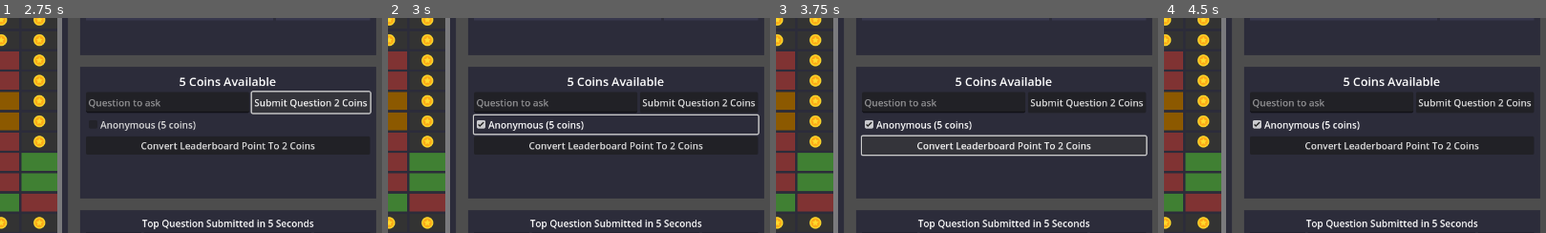
Above: before the commit, frames 1-4 (left to right).
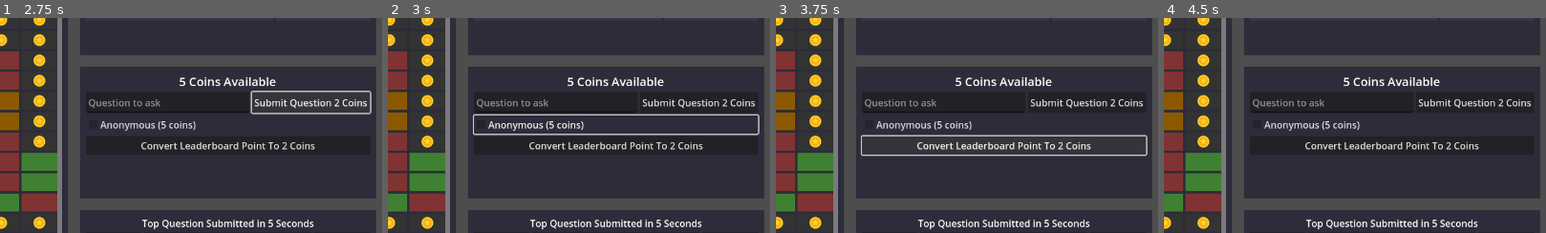
Above: after the commit, the same moments.

Repository: CodedNil/deducers
Game: Godot game, scene res://Main.tscn
Same seed, same stepped clock (60 frames per second), same inputs: the game is played once before the commit and once after it.
Inputs (mouse positions are % of the whole screen's width and height, from its top left):
- Up to frame 1 (2.75 s): click (96, 5) at 0.5 s, where only the run before the commit has a clickable "Leave"; click (98, 80) at 1.25 s, where only the run before the commit has a clickable "+"; click (91, 43) at 2 s, where only the run before the commit has a clickable "Submit Question 2 Coins"
- Up to frame 2 (3 s): click (80, 48) at 2.75 s, where only the run before the commit has a clickable "Anonymous (5 coins)"
- Up to frame 3 (3.75 s): click (80, 53) at 3.5 s, where only the run before the commit has a clickable "Convert Leaderboard Point To …"
- Up to frame 4 (4.5 s): click (96, 5) at 4.25 s, where only the run before the commit has a clickable "Leave"
The pictures show only the part of the screen within x 50-100%, y 23-73%; the shares and areas given below are measured in that part.

Frame 1 is identical in both runs. In frame 2, less than 0.1% of the frame differs, in the area x 23-26%, y 47-52%; in frame 3, 0.2%, in the area x 23-51%, y 47-53%; in frame 4, 0.2%.

Commit message:
Initial multiplayer

Diff:
--- /dev/null
+++ b/godot/Main.gd
@@ -0,0 +1,63 @@
+extends Control
+
+const PORT = 4433
+
+
+func _ready():
+	# Start paused.
+	get_tree().paused = true
+
+	# Set random player name
+	$ConnectUI/ColorRect/HBoxContainer/PlayerName.text = "Player" + str(randi() % 1000)
+
+	multiplayer.connect("peer_connected", Callable(self, "_player_connected"))
+	multiplayer.connect("peer_disconnected", Callable(self, "_player_disconnected"))
+
+	# Automatically start the server in headless mode.
+	if DisplayServer.get_name() == "headless":
+		print("Automatically starting dedicated server.")
+		_on_host_pressed.call_deferred()
+
+
+func _player_connected(id):
+	print("Player connected: ", id)
+	# Add to player list, update leaderboard, etc.
+
+
+func _player_disconnected(id):
+	print("Player disconnected: ", id)
+	# Remove from player list, update leaderboard, etc.
+
+
+func _on_host_pressed():
+	print("Starting multiplayer server.")
+	# Start as server.
+	var peer = ENetMultiplayerPeer.new()
+	peer.create_server(PORT)
+	if peer.get_connection_status() == MultiplayerPeer.CONNECTION_DISCONNECTED:
+		OS.alert("Failed to start multiplayer server.")
+		return
+	multiplayer.multiplayer_peer = peer
+	start_game()
+
+
+func _on_connect_pressed():
+	print("Starting multiplayer client.")
+	# Start as client.
+	var txt: String = $ConnectUI/ColorRect/HBoxContainer/Remote.text
+	if txt == "":
+		OS.alert("Need a remote to connect to.")
+		return
+	var peer = ENetMultiplayerPeer.new()
+	peer.create_client(txt, PORT)
+	if peer.get_connection_status() == MultiplayerPeer.CONNECTION_DISCONNECTED:
+		OS.alert("Failed to start multiplayer client.")
+		return
+	multiplayer.multiplayer_peer = peer
+	start_game()
+
+
+func start_game():
+	# Hide the UI and unpause to start the game.
+	$ConnectUI.hide()
+	get_tree().paused = false
--- a/godot/Main.tscn
+++ b/godot/Main.tscn
@@ -1,5 +1,6 @@
-[gd_scene load_steps=5 format=3 uid="uid://b420mhnfvct05"]
+[gd_scene load_steps=6 format=3 uid="uid://b420mhnfvct05"]
 
+[ext_resource type="Script" path="res://Main.gd" id="1_8sapj"]
 [ext_resource type="PackedScene" uid="uid://1cdi3tl5ef0l" path="res://Leaderboard/Leaderboard.tscn" id="1_lxit3"]
 [ext_resource type="PackedScene" uid="uid://du21sbvsxk8qr" path="res://Items/Items.tscn" id="2_7bovt"]
 [ext_resource type="PackedScene" uid="uid://i16aebnq4lbl" path="res://Management/Management.tscn" id="3_4eh0p"]
@@ -12,8 +13,9 @@
 anchor_bottom = 1.0
 grow_horizontal = 2
 grow_vertical = 2
+script = ExtResource("1_8sapj")
 
-[node name="MarginContainer" type="MarginContainer" parent="."]
+[node name="GameUI" type="MarginContainer" parent="."]
 layout_mode = 1
 anchors_preset = 15
 anchor_right = 1.0
@@ -25,28 +27,89 @@
 theme_override_constants/margin_right = 10
 theme_override_constants/margin_bottom = 10
 
-[node name="HBoxContainer" type="HBoxContainer" parent="MarginContainer"]
+[node name="HBoxContainer" type="HBoxContainer" parent="GameUI"]
 layout_mode = 2
 theme_override_constants/separation = 20
 
-[node name="Items" parent="MarginContainer/HBoxContainer" instance=ExtResource("2_7bovt")]
+[node name="Items" parent="GameUI/HBoxContainer" instance=ExtResource("2_7bovt")]
 layout_mode = 2
 size_flags_horizontal = 3
 size_flags_stretch_ratio = 1.5
 
-[node name="VBoxContainer" type="VBoxContainer" parent="MarginContainer/HBoxContainer"]
+[node name="VBoxContainer" type="VBoxContainer" parent="GameUI/HBoxContainer"]
 layout_mode = 2
 size_flags_horizontal = 3
 theme_override_constants/separation = 20
 
-[node name="Leaderboard" parent="MarginContainer/HBoxContainer/VBoxContainer" instance=ExtResource("1_lxit3")]
+[node name="Leaderboard" parent="GameUI/HBoxContainer/VBoxContainer" instance=ExtResource("1_lxit3")]
 layout_mode = 2
 size_flags_vertical = 3
 
-[node name="Management" parent="MarginContainer/HBoxContainer/VBoxContainer" instance=ExtResource("3_4eh0p")]
+[node name="Management" parent="GameUI/HBoxContainer/VBoxContainer" instance=ExtResource("3_4eh0p")]
 layout_mode = 2
 size_flags_vertical = 3
 
-[node name="QuestionVotes" parent="MarginContainer/HBoxContainer/VBoxContainer" instance=ExtResource("3_o8jl5")]
+[node name="QuestionVotes" parent="GameUI/HBoxContainer/VBoxContainer" instance=ExtResource("3_o8jl5")]
 layout_mode = 2
 size_flags_vertical = 3
+
+[node name="ConnectUI" type="MarginContainer" parent="."]
+visible = false
+layout_mode = 1
+anchors_preset = 15
+anchor_right = 1.0
+anchor_bottom = 1.0
+grow_horizontal = 2
+grow_vertical = 2
+theme_override_constants/margin_left = 10
+theme_override_constants/margin_top = 10
+theme_override_constants/margin_right = 10
+theme_override_constants/margin_bottom = 10
+
+[node name="ColorRect" type="ColorRect" parent="ConnectUI"]
+layout_mode = 2
+color = Color(0.172549, 0.172549, 0.227451, 1)
+
+[node name="HBoxContainer" type="HBoxContainer" parent="ConnectUI/ColorRect"]
+layout_mode = 1
+anchors_preset = 8
+anchor_left = 0.5
+anchor_top = 0.5
+anchor_right = 0.5
+anchor_bottom = 0.5
+offset_left = -22.0
+offset_top = -20.0
+offset_right = 22.0
+offset_bottom = 20.0
+grow_horizontal = 2
+grow_vertical = 2
+
+[node name="PlayerName" type="LineEdit" parent="ConnectUI/ColorRect/HBoxContainer"]
+process_mode = 3
+custom_minimum_size = Vector2(120, 0)
+layout_mode = 2
+placeholder_text = "Player Name"
+max_length = 20
+expand_to_text_length = true
+
+[node name="Host" type="Button" parent="ConnectUI/ColorRect/HBoxContainer"]
+process_mode = 3
+layout_mode = 2
+text = "Host"
+
+[node name="Connect" type="Button" parent="ConnectUI/ColorRect/HBoxContainer"]
+process_mode = 3
+layout_mode = 2
+text = "Connect"
+
+[node name="Remote" type="LineEdit" parent="ConnectUI/ColorRect/HBoxContainer"]
+process_mode = 3
+custom_minimum_size = Vector2(120, 0)
+layout_mode = 2
+text = "127.0.0.1"
+placeholder_text = "Connect IP"
+max_length = 20
+expand_to_text_length = true
+
+[connection signal="pressed" from="ConnectUI/ColorRect/HBoxContainer/Host" to="." method="_on_host_pressed"]
+[connection signal="pressed" from="ConnectUI/ColorRect/HBoxContainer/Connect" to="." method="_on_connect_pressed"]
--- a/godot/Management/Management.tscn
+++ b/godot/Management/Management.tscn
@@ -32,12 +32,14 @@
 [node name="HBoxContainer" type="HBoxContainer" parent="MarginContainer/VBoxContainer"]
 layout_mode = 2
 
-[node name="QuestionTextEdit" type="TextEdit" parent="MarginContainer/VBoxContainer/HBoxContainer"]
+[node name="QuestionTextEdit" type="LineEdit" parent="MarginContainer/VBoxContainer/HBoxContainer"]
 custom_minimum_size = Vector2(0, 35)
 layout_mode = 2
 size_flags_horizontal = 3
 placeholder_text = "Question to ask"
+max_length = 50
 context_menu_enabled = false
+clear_button_enabled = true
 
 [node name="SubmitButton" type="Button" parent="MarginContainer/VBoxContainer/HBoxContainer"]
 layout_mode = 2
Not shown, added: godot/export_presets.cfg
